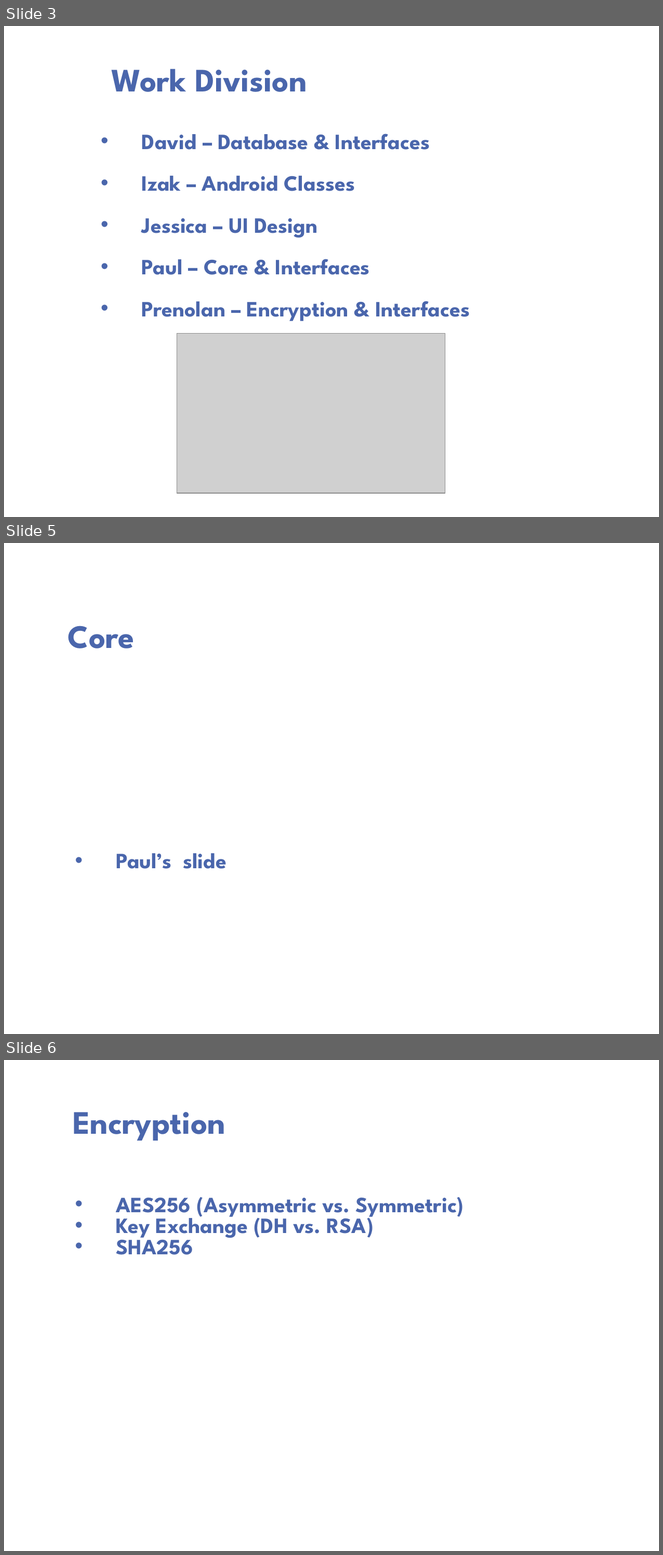
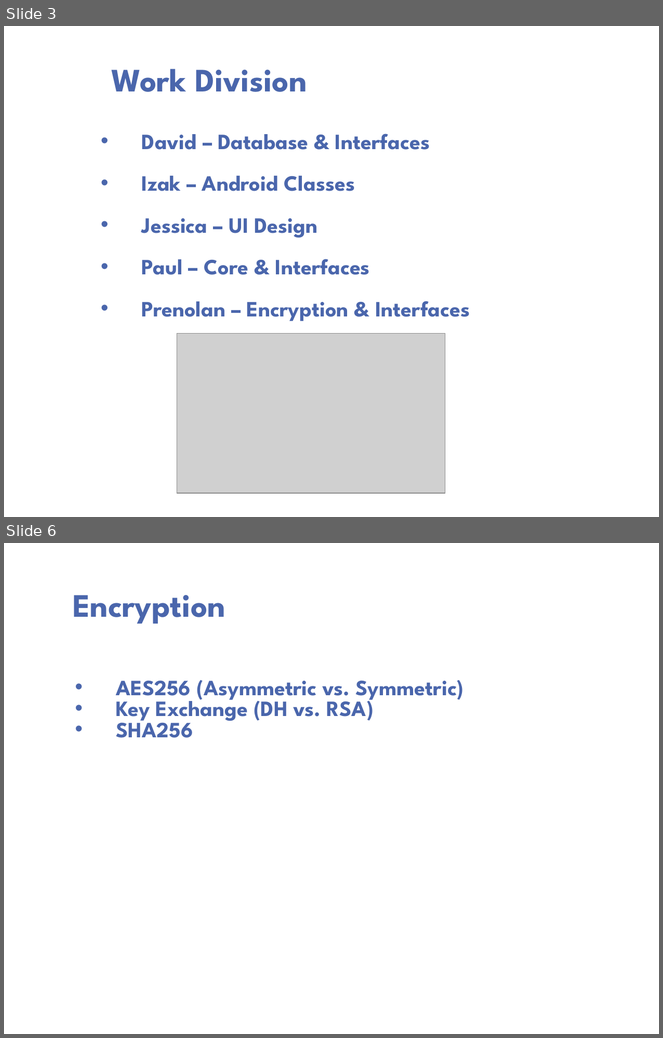
Before and after one commit to psengelke/linphone-android-group-chat, a slide deck: Project Documentation/Demos/Demo 03/Demo 03.pptx. Shown one above the other, each under a label of ours: slides 3, 5 and 6 before the commit, slides 3 and 6 after it; the slides between them are not shown. The pictures are 663x1555 and 663x1038 pixels, drawn with LibreOffice and Linux fonts; fonts in the diff are those of the drawing; grey boxes stand for pictures; background and template pictures are left out. Boxes give left, top, right and bottom in pixels: in the first picture for what was removed or moved away, otherwise in the second. Text is boxed around its words. In the diff, an @@ line names an element or a change of style, - is before the commit and + after.

Commit message:
Core slide

```diff
--- a/Project Documentation/Demos/Demo 03/Demo 03.pptx
+++ b/Project Documentation/Demos/Demo 03/Demo 03.pptx
@@ slide 5 removed at box(4, 543, 659, 1034), background picture (left out) @@
@@ title removed at box(68, 626, 135, 649) @@
-Core
@@ text removed at box(116, 853, 227, 869) @@
-• Paul’s slide
```
Also in this commit, not shown: 1 slide changed, 1 slide added.
